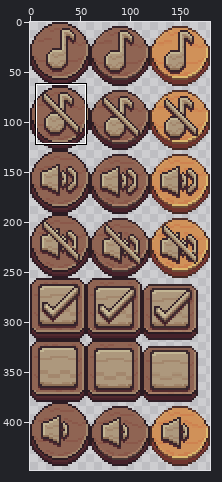
Sprite sheet, stored at Output/Assets/Textures/UI/Options.png. The picture above shows the old version from afar; the outline marks the close-up.
Close-up. As it was:
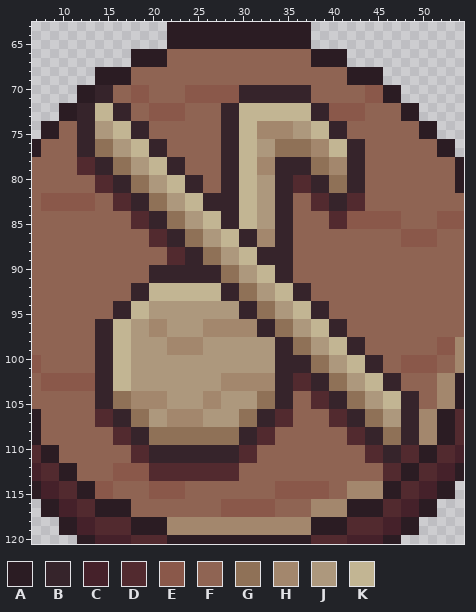
The file is 180x474 pixels. Colours within 5 levels of each other are drawn and written as one. Shown: x 7..54, y 63..120. The wide view leaves out empty margins. The commit also changed other parts of the picture, which this record leaves out.
Palette (. is transparent): A #2b1c23  B #36242b  C #45212a  D #522a2f  E #8a584a  F #8f6453  G #8f7157  H #a3876d  J #ad987d  K #c2b593
Pixels before (only the part around the change), first column x 7:
 63 ...............AAAAAAAAAAAAAAAA.................
 64 ...............AAAAAAAAAAAAAAAA.................
 65 ...............AAAAAAAAAAAAAAAA.................
 66 ...........AAAAFFFFFFFFFFFFFFFFAAAA.............
 67 ...........AAAAFFFFFFFFFFFFFFFFAAAA.............
 68 .......AAAAFFFFFFFFFFFFFFFFFFFFFFFFAAAA.........
 69 .......AAAAFFFFFFFFFFFFFFFFFFFFFFFFAAAA.........
 70 .....AABBFFEEFFFFEEEEEEBBBBBBBBFFFFFFEEAA.......
 71 .....AABBFFEEFFFFEEEEEEBBBBBBBBFFFFFFEEAA.......
 72 ...AABBKKBBFFEEEEFFFFBBKKKKKKKKBBEEEEFFFFAA.....
 73 ...AABBKKBBFFEEEEFFFFBBKKKKKKKKBBEEEEFFFFAA.....
 74 .AAFFBBJJKKBBFFFFFFFFBBKKHHHHJJKKBBFFFFFFFFAA...
 75 .AAFFBBJJKKBBFFFFFFFFBBKKHHHHJJKKBBFFFFFFFFAA...
 76 AFFFFBBGGJJKKBBFFFFFFBBKKJJGGGGHHKKBBFFFFFFFFAA.
 77 AFFFFBBGGJJKKBBFFFFFFBBKKJJGGGGHHKKBBFFFFFFFFAA.
 78 FFFFFDDBBGGJJKKBBFFFFBBKKHHBBBBGGHHBBFFFFFFFFFFA
 79 FFFFFDDBBGGJJKKBBFFFFBBKKHHBBBBGGHHBBFFFFFFFFFFA
 80 FFFFFFFDDBBGGJJKKBBFFBBKKJJBBDDBBGGBBFFFFFFFFFFA
 81 FFFFFFFDDBBGGJJKKBBFFBBKKJJBBDDBBGGBBFFFFFFFFFFA
 82 FEEEEEEFFDDBBGGJJKKBBBBKKJJBBFFDDBBDDFFFFFFFFFFF
 83 FEEEEEEFFDDBBGGJJKKBBBBKKJJBBFFDDBBDDFFFFFFFFFFF
 84 FFFFFFFFFFFDDBBGGJJKKBBKKJJBBFFFFDDEEEEEEFFFFEEE
 85 FFFFFFFFFFFDDBBGGJJKKBBKKJJBBFFFFDDEEEEEEFFFFEEE
 86 FFFFFFFFFFFFFDDBBGGJJKKBBHHBBFFFFFFFFFFFFEEEEFFF
 87 FFFFFFFFFFFFFDDBBGGJJKKBBHHBBFFFFFFFFFFFFEEEEFFF
 88 FFFFFFFFFFFFFFFDDBBGGJJKKBBBBFFFFFFFFFFFFFFFFFFF
 89 FFFFFFFFFFFFFFFDDBBGGJJKKBBBBFFFFFFFFFFFFFFFFFFF
 90 FFFFFFFFFFFFFBBBBBBBBGGJJKKBBFFFFFFFFFFFFFFFFFFF
 91 FFFFFFFFFFFFFBBBBBBBBGGJJKKBBFFFFFFFFFFFFFFFFFFF
 92 FFFFFFFFFFFBBKKKKKKKKBBGGJJKKBBFFFFFFFFFFFFFFFFF
 93 FFFFFFFFFFFBBKKKKKKKKBBGGJJKKBBFFFFFFFFFFFFFFFFF
 94 FFFFFFFFFBBKKJJJJJJJJJJBBGGJJKKBBFFFFFFFFFFFFFFF
 95 FFFFFFFFFBBKKJJJJJJJJJJBBGGJJKKBBFFFFFFFFFFFFFFF
 96 FFFFFFFBBKKJJHHJJJJHHHHHHBBGGJJKKBBFFFFFFFFFFFFF
 97 FFFFFFFBBKKJJHHJJJJHHHHHHBBGGJJKKBBFFFFFFFFFFFFF
 98 FFFFFFFBBKKJJJJHHHHJJJJJJJJBBGGJJKKBBFFFFFFFFEEH
 99 FFFFFFFBBKKJJJJHHHHJJJJJJJJBBGGJJKKBBFFFFFFFFEEH
100 EFFFFFFBBKKJJJJJJJJJJJJJJJJBBBBGGJJKKBBFFEEEEFFH
101 EFFFFFFBBKKJJJJJJJJJJJJJJJJBBBBGGJJKKBBFFEEEEFFH
102 FEEEEEEBBKKJJJJJJJJJJHHHHHHBBDDBBGGJJKKBBFFFFHHA
103 FEEEEEEBBKKJJJJJJJJJJHHHHHHBBDDBBGGJJKKBBFFFFHHA
104 FFFFFFFBBGGHHHHJJJJHHJJJJGGBBFFDDBBGGJJKKBBFFHHA
105 FFFFFFFBBGGHHHHJJJJHHJJJJGGBBFFDDBBGGJJKKBBFFHHA
106 AFFFFFFDDBBGGJJHHHHJJJJGGBBDDFFFFDDBBGGJJBBHHAAD
107 AFFFFFFDDBBGGJJHHHHJJJJGGBBDDFFFFDDBBGGJJBBHHAAD
108 AFFFFFFFFDDBBGGGGGGGGGGBBDDFFFFFFFFDDBBGGBBHHAAD
109 AFFFFFFFFDDBBGGGGGGGGGGBBDDFFFFFFFFDDBBGGBBHHAAD
110 DAAFFFFFFFFDDBBBBBBBBBBDDFFFFFFFFFFFFDDBBDDAADDC
111 DAAFFFFFFFFDDBBBBBBBBBBDDFFFFFFFFFFFFDDBBDDAADDC
112 CDDAAFFFFEEEEDDDDDDDDDDFFFFFFFFFFFFFFFFDDAADDCCA
113 CDDAAFFFFEEEEDDDDDDDDDDFFFFFFFFFFFFFFFFDDAADDCCA
114 ACCDDAAEEFFFFEEEEFFFFFFFFFFEEEEEEFFHHHHAADDCCAA.
115 ACCDDAAEEFFFFEEEEFFFFFFFFFFEEEEEEFFHHHHAADDCCAA.
116 .AACCDDAAAAFFFFFFFFFFEEEEEEFFFFHHHHAAAADDCCAA...
117 .AACCDDAAAAFFFFFFFFFFEEEEEEFFFFHHHHAAAADDCCAA...
118 ...AACCDDDDAAAAHHHHHHHHHHHHHHHHAAAADDDDCCAA.....
119 ...AACCDDDDAAAAHHHHHHHHHHHHHHHHAAAADDDDCCAA.....
120 .....AACCCCDDDDAAAAAAAAAAAAAAAADDDDCCCCAA.......
After the commit:
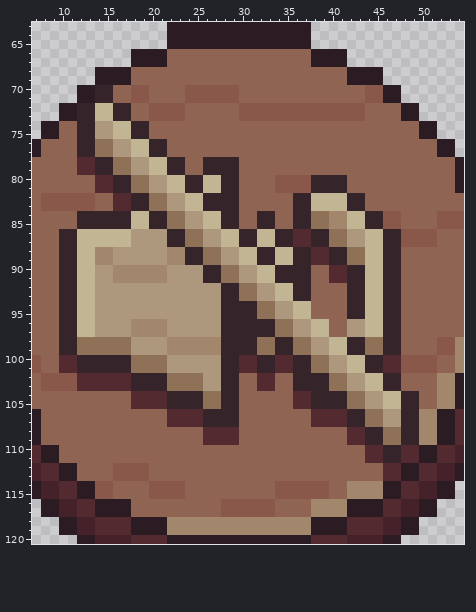
Change:
Changed rows in their new state; - is an unchanged pixel.
first column x 10:
 70 --------------------FFFFFFFF----------
 71 --------------------FFFFFFFF----------
 72 ------------------FFEEEEEEEEEE--------
 73 ------------------FFEEEEEEEEEE--------
 74 ------------------FFFFFFFFFFFFFF------
 75 ------------------FFFFFFFFFFFFFF------
 76 ------------------FFFFFFFFFFFFFFFF----
 77 ------------------FFFFFFFFFFFFFFFF----
 78 ----------------BB--FFFFFFFFFFFFFF----
 79 ----------------BB--FFFFFFFFFFFFFF----
 80 ----------------KK--FFFFEEEE--BBFF----
 81 ----------------KK--FFFFEEEE--BBFF----
 82 --------------------FFFFFFBBKKKKBB----
 83 --------------------FFFFFFBBKKKKBB----
 84 --BBBBBBKK----------FFBBFFBBGGHHKKBB--
 85 --BBBBBBKK----------FFBBFFBBGGHHKKBB--
 86 BBKKKKKKJJJJ----------KK--DDBBGGJJKKBB
 87 BBKKKKKKJJJJ----------KK--DDBBGGJJKKBB
 88 BBKKHHJJJJJJHH----------KKBBDDBBGGKKBB
 89 BBKKHHJJJJJJHH----------KKBBDDBBGGKKBB
 90 BBKKJJHHHHHHJJJJ----------BB--DDBBKKBB
 91 BBKKJJHHHHHHJJJJ----------BB--DDBBKKBB
 92 BBKKJJJJJJJJJJJJJJ--------------BBKKBB
 93 BBKKJJJJJJJJJJJJJJ--------------BBKKBB
 94 BBKKJJJJJJ--------BB--------FF--BBKKBB
 95 BBKKJJJJJJ--------BB--------FF--BBKKBB
 96 BBKKJJJJHH------JJBBBB--------FFJJKKBB
 97 BBKKJJJJHH------JJBBBB--------FFJJKKBB
 98 BBGGGGGG--------HHBBBBGG----------GGBB
 99 BBGGGGGG--------HHBBBBGG----------GGBB
100 DDBB--BBGGGG------BBDDBBDD----------DD
101 DDBB--BBGGGG------BBDDBBDD----------DD
102 --DDDDDDBBBBGGGG--BBFFDDFFBB----------
103 --DDDDDDBBBBGGGG--BBFFDDFFBB----------
104 ----FFFFDDDDBBBBGGBBFFFFFFDDBB--------
105 ----FFFFDDDDBBBBGGBBFFFFFFDDBB--------
106 ----FFFFFFFFDDDDBBBBFFFFFF--DD--------
107 ----FFFFFFFFDDDDBBBBFFFFFF--DD--------
108 ------FFFFFFFFFFDDDDFFFF--------------
109 ------FFFFFFFFFFDDDDFFFF--------------
110 --------FFFFFFFFFFFFFF----------------
111 --------FFFFFFFFFFFFFF----------------
112 ----------FFFFFFFFFF------------------
113 ----------FFFFFFFFFF------------------
Pixel boxes of the changes (left, top, right, bottom) in both close-ups:
changed: (59, 85, 401, 481)
